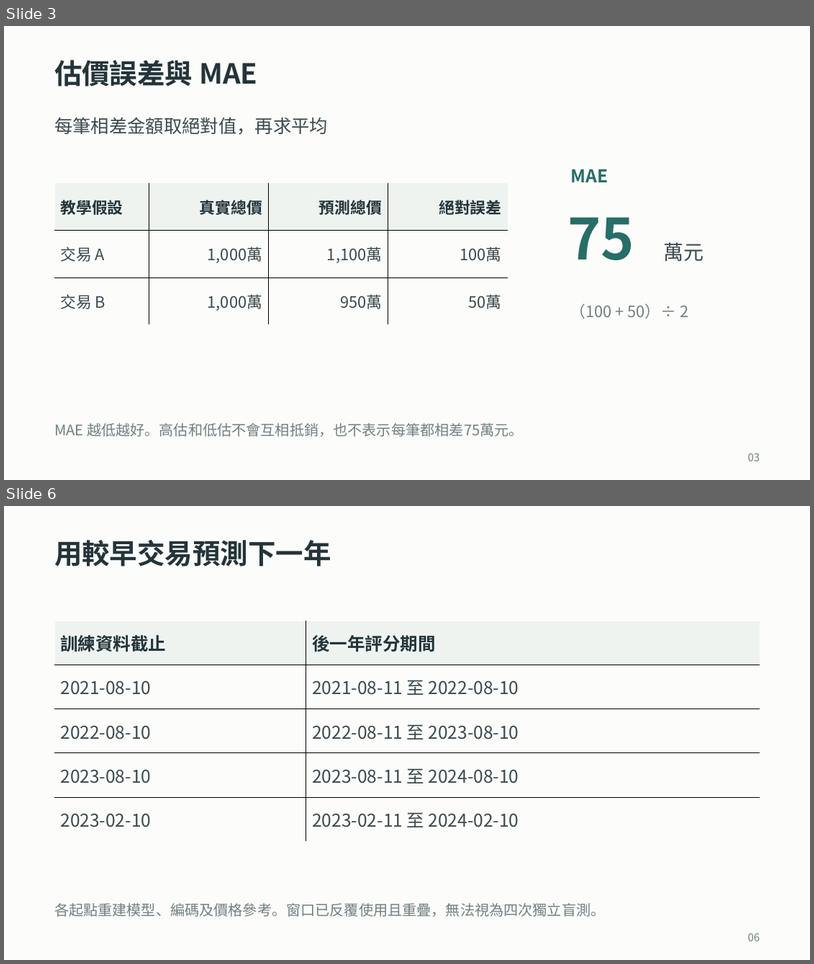
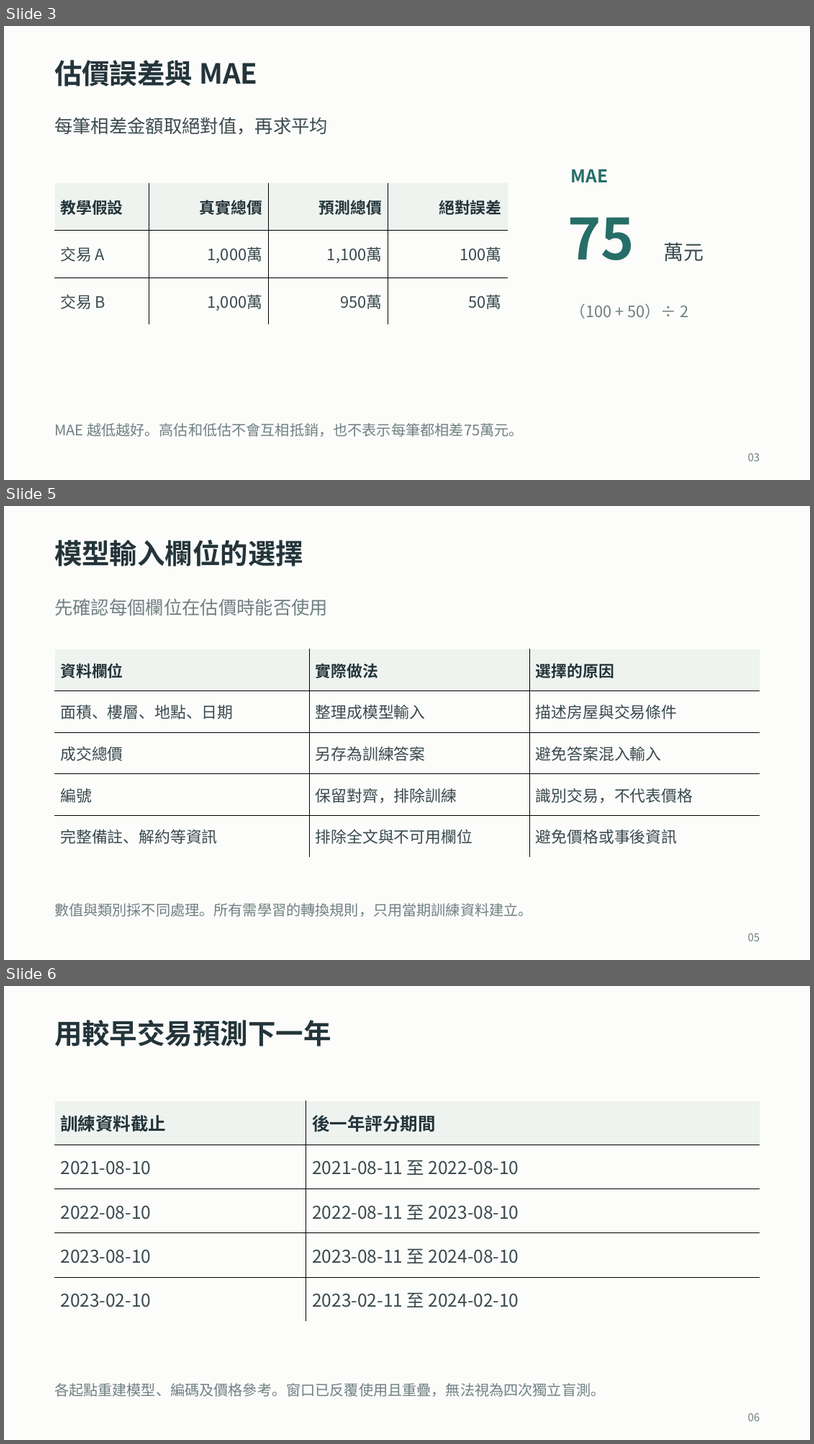
Before and after one commit to ziyi930108/nycu-house-price-regression, a slide deck: teaching/final_presentation/台灣房屋銷售價格預測挑戰賽_上台簡報.pptx. Shown one above the other, each under a label of ours: slides 3 and 6 before the commit, slides 3, 5 and 6 after it; the slides between them are not shown. The pictures are 814x964 and 814x1444 pixels, drawn with LibreOffice and Linux fonts; fonts in the diff are those of the drawing. Boxes give left, top, right and bottom in pixels: in the first picture for what was removed or moved away, otherwise in the second. Text is boxed around its words. In the diff, an @@ line names an element or a change of style, - is before the commit and + after.

```diff
--- a/teaching/final_presentation/台灣房屋銷售價格預測挑戰賽_上台簡報.pptx
+++ b/teaching/final_presentation/台灣房屋銷售價格預測挑戰賽_上台簡報.pptx
@@ slide 5 added at (4,506,810,960), background #FCFCFA @@
@@ text added at (54,540,304,566), 33 pt, text #23343A, bold @@
+模型輸入欄位的選擇
@@ text added at (54,598,328,615), 21.8 pt, text #718082 @@
+先確認每個欄位在估價時能否使用
@@ table added at (54,649,760,857), 5 rows, 3 columns @@
+資料欄位 | 實際做法 | 選擇的原因
+面積、樓層、地點、日期 | 整理成模型輸入 | 描述房屋與交易條件
+成交總價 | 另存為訓練答案 | 避免答案混入輸入
+編號 | 保留對齊，排除訓練 | 識別交易，不代表價格
+完整備註、解約等資訊 | 排除全文與不可用欄位 | 避免價格或事後資訊
@@ text added at (54,903,533,916), 17.2 pt, text #718082 @@
+數值與類別採不同處理。所有需學習的轉換規則，只用當期訓練資料建立。
@@ text added at (748,933,761,941), 12.8 pt, text #718082 @@
+05
```
Also in this commit, not shown: 6 slides changed, 2 other slides added, 9 slides removed, 25 other files.
